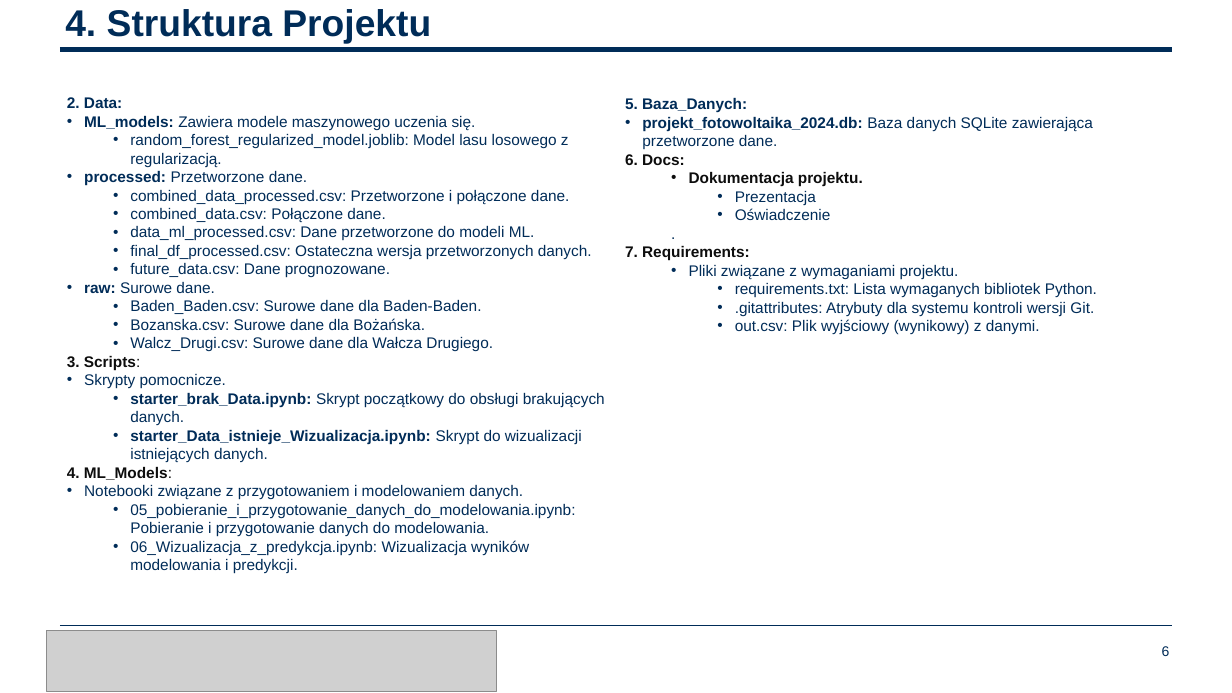
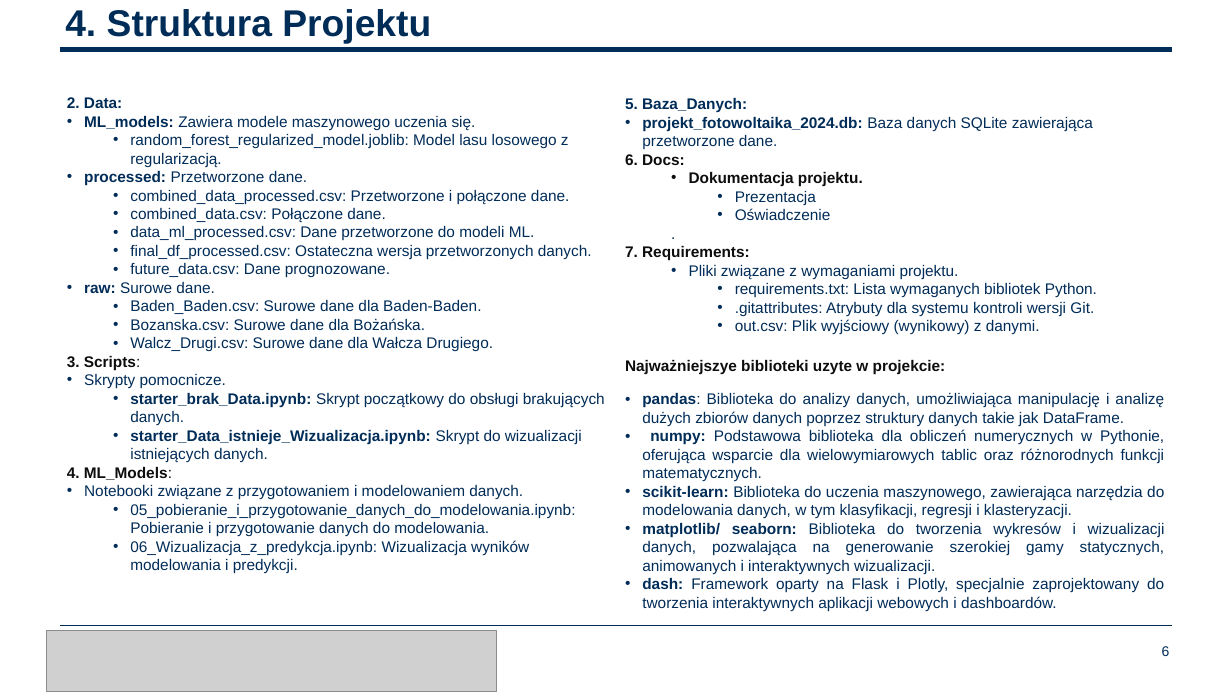
Before and after one commit to BartoszRP/MERITO_ML_Projekt_Fotowoltaika_2024, a slide deck: slide 6 of 6. Docs/Bartosz_Reszka_Piwowarski_Prezentacja.pptx. Drawn at 1232x693 pixels with LibreOffice and Linux fonts; fonts in the diff are those of the drawing; grey boxes stand for pictures; background and template pictures are left out. Boxes give left, top, right and bottom in pixels: in the first picture for what was removed or moved away, otherwise in the second. Text is boxed around its words. In the diff, an @@ line names an element or a change of style, - is before the commit and + after.

```diff
--- a/6. Docs/Bartosz_Reszka_Piwowarski_Prezentacja.pptx
+++ b/6. Docs/Bartosz_Reszka_Piwowarski_Prezentacja.pptx
@@ text added at (x1=625, y1=360, x2=1165, y2=611), 12 pt, text #002C58 @@
+Najważniejszye biblioteki uzyte w projekcie:
+• pandas: Biblioteka do analizy danych, umożliwiająca manipulację i analizę dużych zbiorów danych poprzez struktury danych takie jak DataFrame.
+• numpy: Podstawowa biblioteka dla obliczeń numerycznych w Pythonie, oferująca wsparcie dla wielowymiarowych tablic oraz różnorodnych funkcji matematycznych.
+• scikit-learn: Biblioteka do uczenia maszynowego, zawierająca narzędzia do modelowania danych, w tym klasyfikacji, regresji i klasteryzacji.
+• matplotlib/ seaborn: Biblioteka do tworzenia wykresów i wizualizacji danych, pozwalająca na generowanie szerokiej gamy statycznych, animowanych i interaktywnych wizualizacji.
+• dash: Framework oparty na Flask i Plotly, specjalnie zaprojektowany do tworzenia interaktywnych aplikacji webowych i dashboardów.
```
Also in this commit, not shown: 2 other files.
